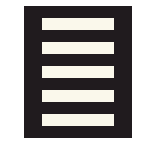
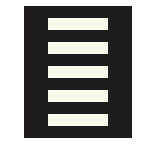
Layers edited between the first and the second 144x144 image:
painted on "Layer 0" over left=42, top=18, right=114, bottom=126
